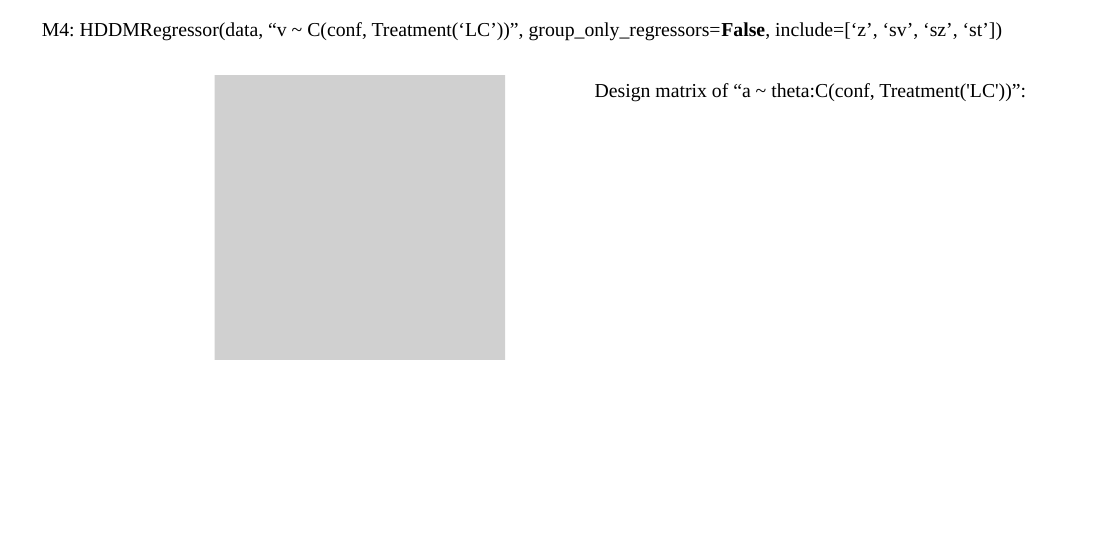
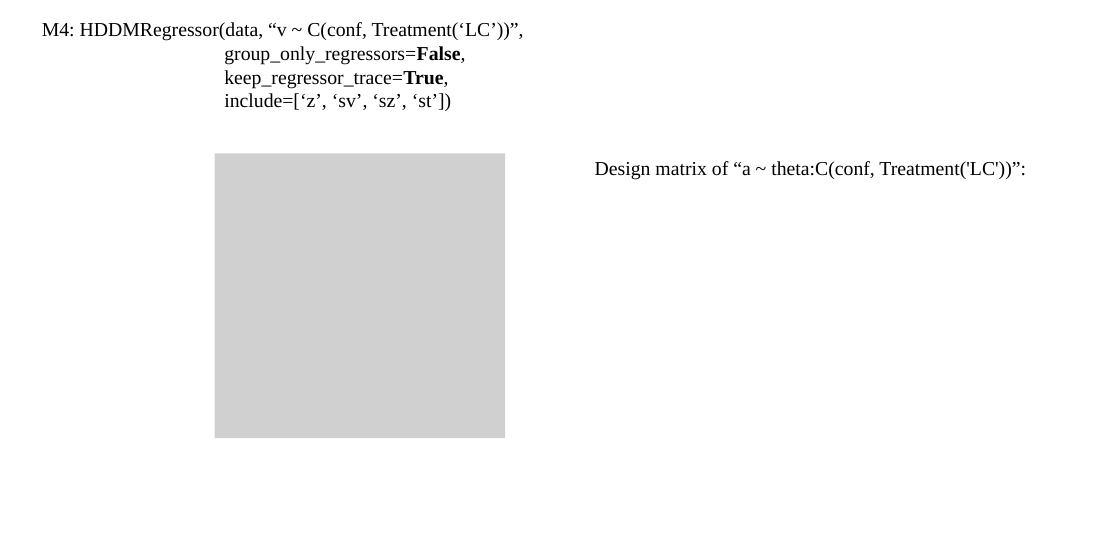
Before and after one commit to hcp4715/dockerHDDM_Guide, a slide deck: slide 9 of tutorial/Model_graph.pptx. Drawn at 1120x560 pixels with LibreOffice and Linux fonts; fonts in the diff are those of the drawing; grey boxes stand for pictures. Boxes give left, top, right and bottom in pixels: in the first picture for what was removed or moved away, otherwise in the second. Text is boxed around its words. In the diff, an @@ line names an element or a change of style, - is before the commit and + after.

```diff
--- a/tutorial/Model_graph.pptx
+++ b/tutorial/Model_graph.pptx
@@ text at [42, 22, 524, 111]: text changed @@
-M4: HDDMRegressor(data, “v ~ C(conf, Treatment(‘LC’))”, group_only_regressors=False, include=[‘z’, ‘sv’, ‘sz’, ‘st’])
+M4: HDDMRegressor(data, “v ~ C(conf, Treatment(‘LC’))”,
+group_only_regressors=False,
+keep_regressor_trace=True,
+include=[‘z’, ‘sv’, ‘sz’, ‘st’])
@@ picture: place and size @@
-picture at [215, 75, 506, 360]
+picture at [215, 153, 506, 438]
@@ text "Design matrix of “a ~ ...": place and size @@
-text "Design matrix of “a ~ ..." at [595, 83, 1026, 102]
+text "Design matrix of “a ~ ..." at [595, 161, 1026, 180]
```
Also in this commit, not shown: 2 other slides changed, 43 other files.
